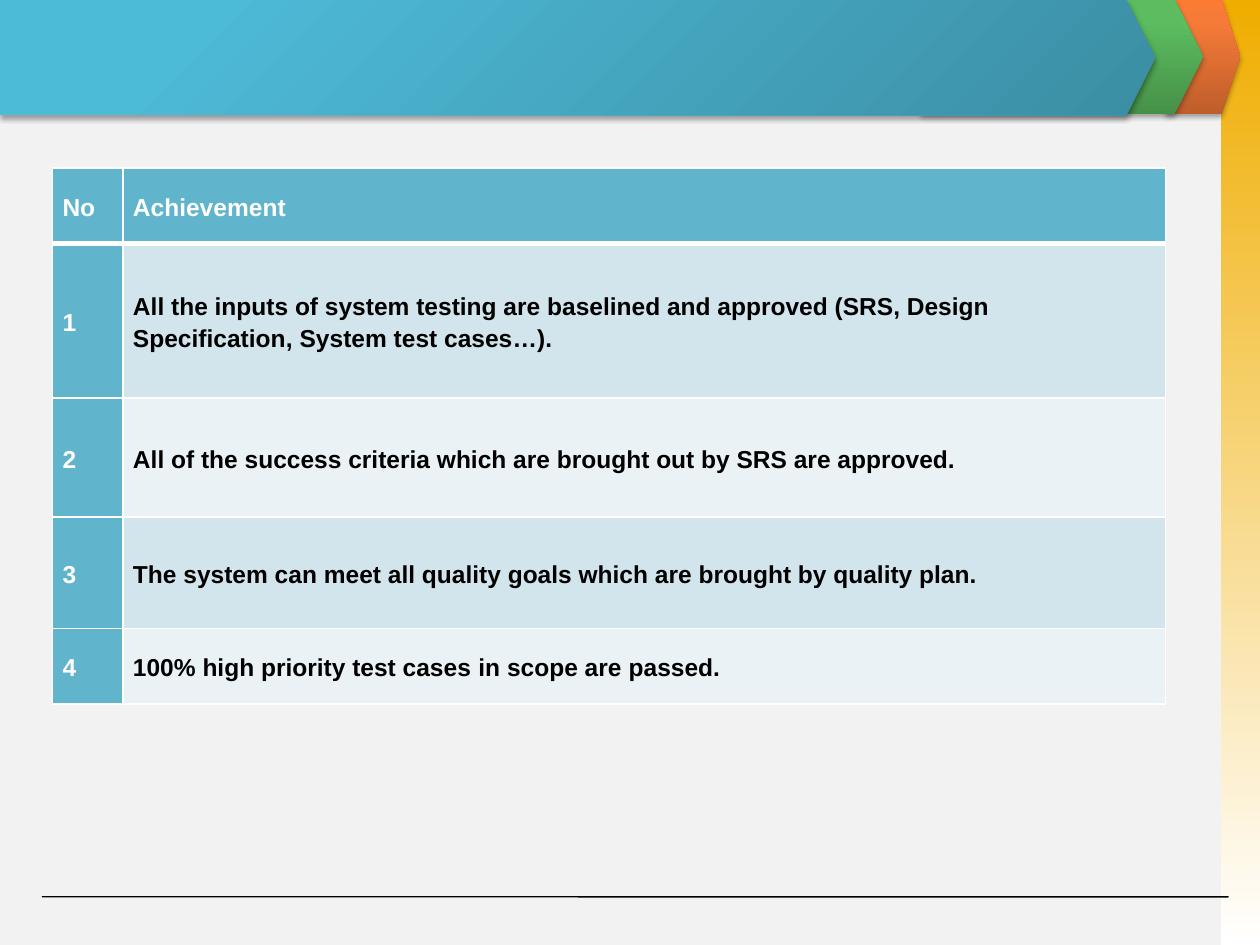
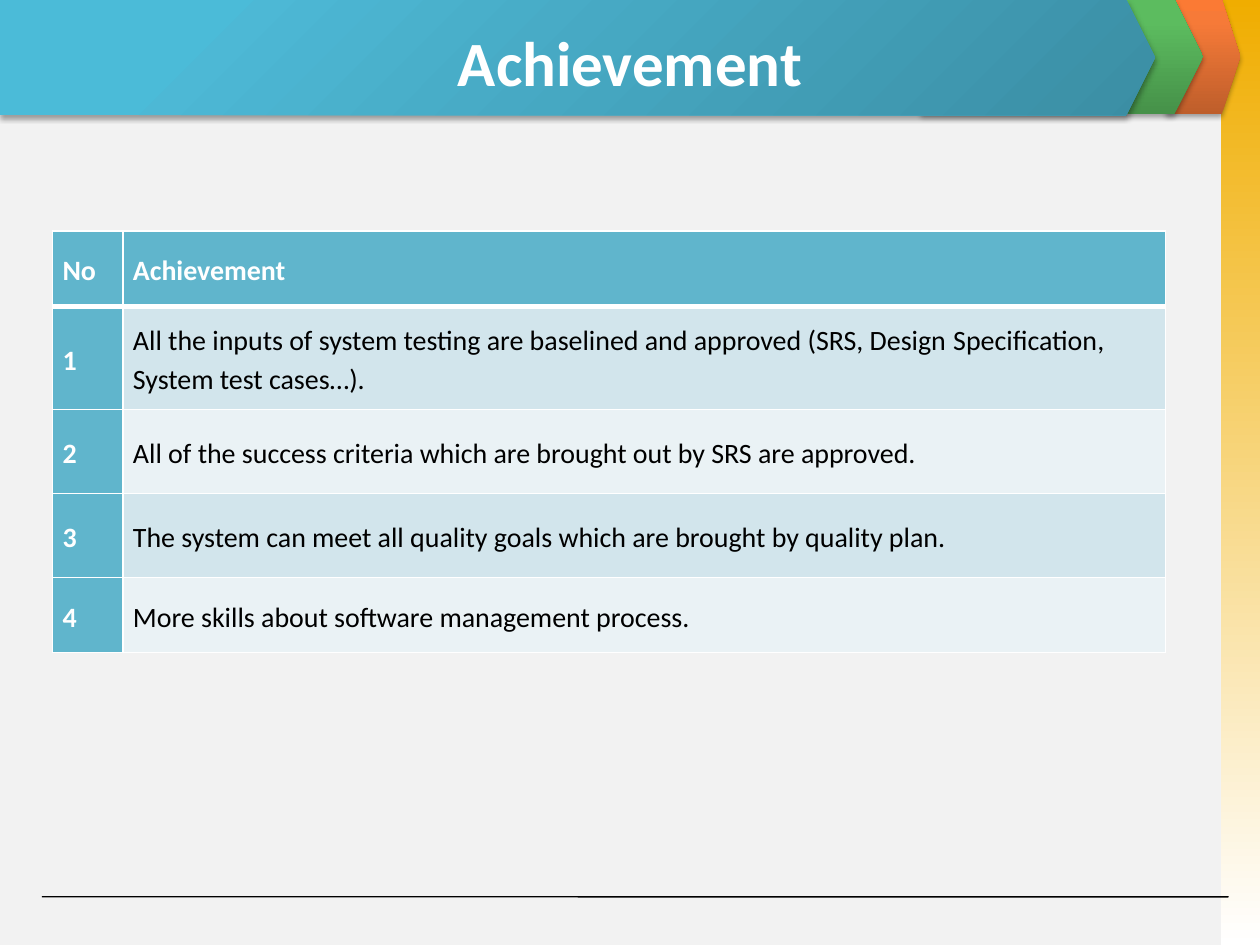
Before and after one commit to invisibleghost/e-learning-website, a slide deck: slide 31 of Document/Final report/Slide Present E-Learning.pptx (slide 30 before the commit). Drawn at 1260x945 pixels with LibreOffice and Linux fonts; fonts in the diff are those of the drawing. Boxes give left, top, right and bottom in pixels: in the first picture for what was removed or moved away, otherwise in the second. Text is boxed around its words. In the diff, an @@ line names an element or a change of style, - is before the commit and + after.

```diff
--- a/Document/Final report/Slide Present E-Learning.pptx
+++ b/Document/Final report/Slide Present E-Learning.pptx
@@ title added at (458,42,802,87), 36 pt, text #FFFFFF, bold @@
+Achievement
@@ table at (53,231,1166,653) @@
-row 5, column 2: 100% high priority test cases in scope are passed.
+row 5, column 2: More skills about software management process.
@@ size 14 to 16 pt, font Arial to Calibri in "No", "Achievement", "1", "All the inputs of system testing are ..." and 5 more places @@
@@ bold off in "All the inputs of system testing are ...", "All of the success criteria which are ...", "The system can meet all quality goals ..." @@
@@ table: place and size @@
-table at (53,168,1166,703)
+table at (53,231,1166,653)
```
Also in this commit, not shown: 8 other slides changed, 2 slides added, 1 slide removed.
